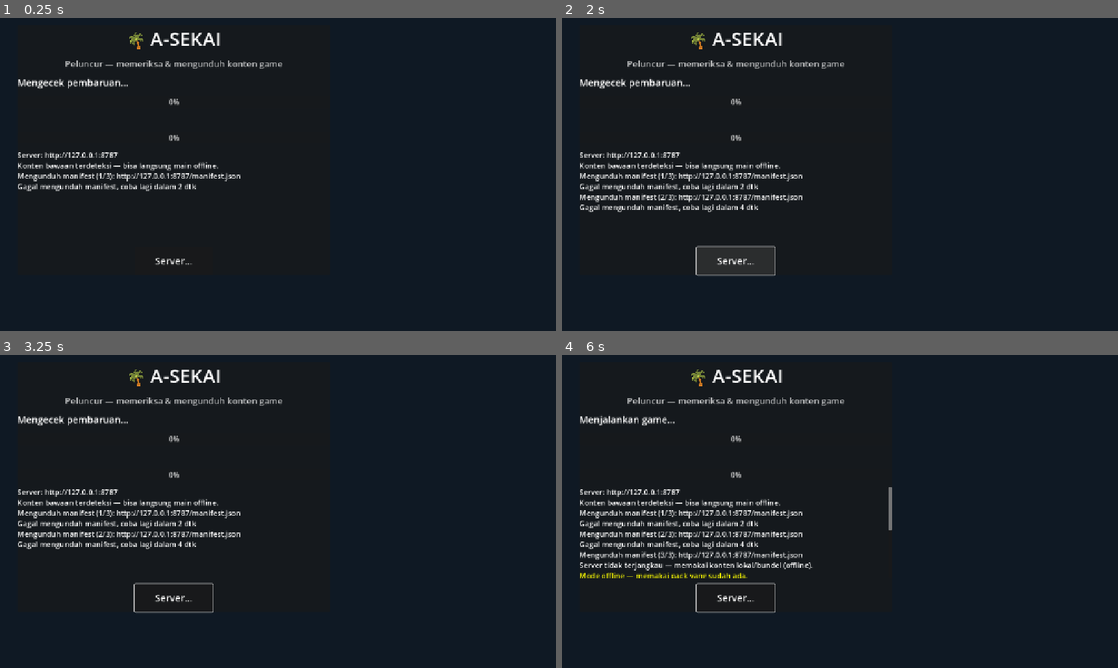
Above: before the commit, frames 1-4 (two rows, left to right).
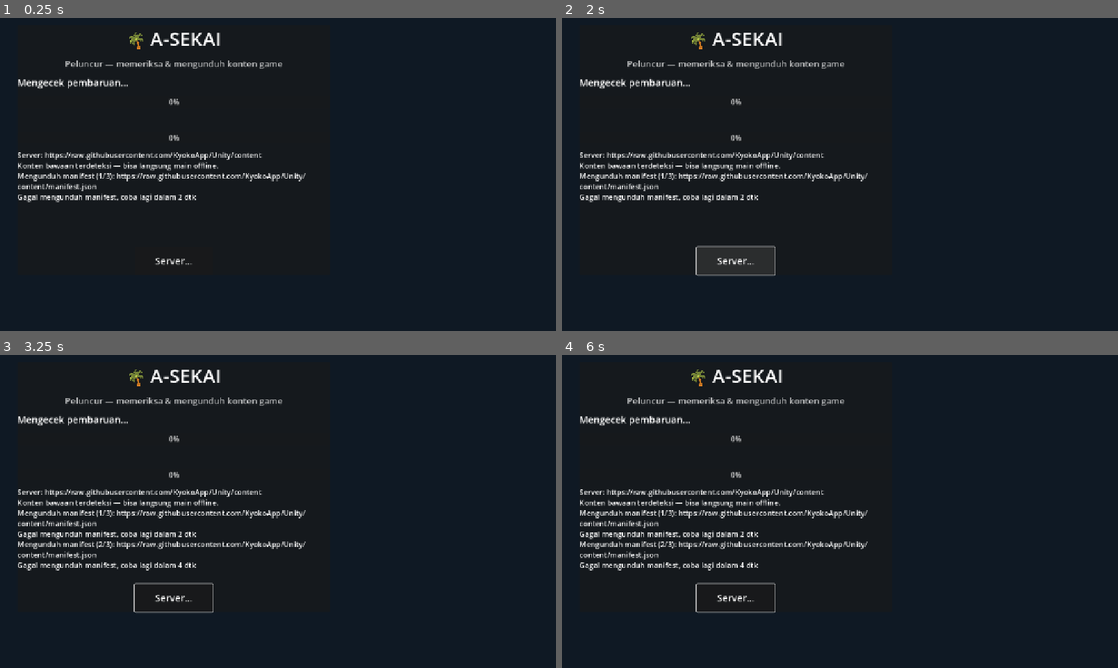
Above: after the commit, the same moments.

Repository: KyokoApp/Unity
Game: Godot game, scene res://launcher/launcher.tscn
Two runs of this game, one before a commit and one after it. Both use one fixed random seed, a clock stepped at 60 frames per second and the inputs below.
Inputs (mouse positions are in pixels of both pictures, inside the frame that each line leads up to):
- Up to frame 1 (0.25 s): no input
- Up to frame 2 (2 s): tap Enter (ui_accept) at 0.5, 0.77 s; move the mouse to (962, 158) at 0.52 s; hold Right (ui_right) 0.53-1.25 s; hold Shift 0.53-1.25 s; click (962, 158) at 0.67 s; click "Server…" at 1.25 s
- Up to frame 3 (3.25 s): drag from (166, 527) to (250, 574) at 2.02 s; move the mouse to (333, 442) at 2.77 s; hold Right (ui_right) from 2.78 s (still down); hold Shift from 2.78 s (still down)
- Up to frame 4 (6 s): release Right (ui_right) at 3.5 s; release Shift at 3.5 s; drag from (812, 574) to (673, 464) at 3.52 s; move the mouse to (1006, 558) at 4.27 s; hold Left (ui_left) 4.28-5 s; hold Shift 4.28-5 s; drag from (673, 464) to (756, 433) at 5.02 s; move the mouse to (867, 511) at 5.77 s; hold Down (ui_down) from 5.78 s (still down); hold Shift from 5.78 s (still down); click (867, 511) at 5.92 s

The runs differ from the first frame. In frame 1, 1.6% of the frame differs, in the area x 3-55%, y 42-59%; in frame 2, 2.1%; in frame 3, 2.8%; in frame 4, 4.0%, in the area x 3-60%, y 19-72%.
Error in both runs: Invalid assignment of property or key 'confirm_button_text' with value of type 'String' on a base object of type 'ConfirmationDialog'. (res://launcher/launcher…

Commit message:
fitur: server konten publik (branch content via raw) — launcher default menunjuk ke sana + migrasi alamat dev; jalan cerdas-update-dalam-game tanpa instal ulang
Co-authored-by: arena-agent <297053741+arena-agent@users.noreply.github.com>

Diff:
--- a/project/launcher/launcher.gd
+++ b/project/launcher/launcher.gd
@@ -9,7 +9,8 @@
 const BOOT_PATH := "user://boot.cfg"
 const GAME_SCENE := "res://packs/core_scripts/game_root.tscn"
 ## URL server default (ubah sesuai hosting Anda, lihat README).
-const DEFAULT_SERVER := "http://127.0.0.1:8787"
+const DEFAULT_SERVER := "https://raw.githubusercontent.com/KyokoApp/Unity/content"
+const LEGACY_SERVER := "http://127.0.0.1:8787"
 
 var _updater
 var _server_url := DEFAULT_SERVER
@@ -35,6 +36,10 @@
 	var cfg := ConfigFile.new()
 	if cfg.load(CONFIG_PATH) == OK:
 		_server_url = str(cfg.get_value("net", "server", DEFAULT_SERVER))
+		# migrasi: alamat dev lokal -> server konten publik default
+		if _server_url == LEGACY_SERVER:
+			_server_url = DEFAULT_SERVER
+			_save_config()
 
 func _save_config() -> void:
 	var cfg := ConfigFile.new()
Not shown, changed: .github/workflows/apk_release.yml
